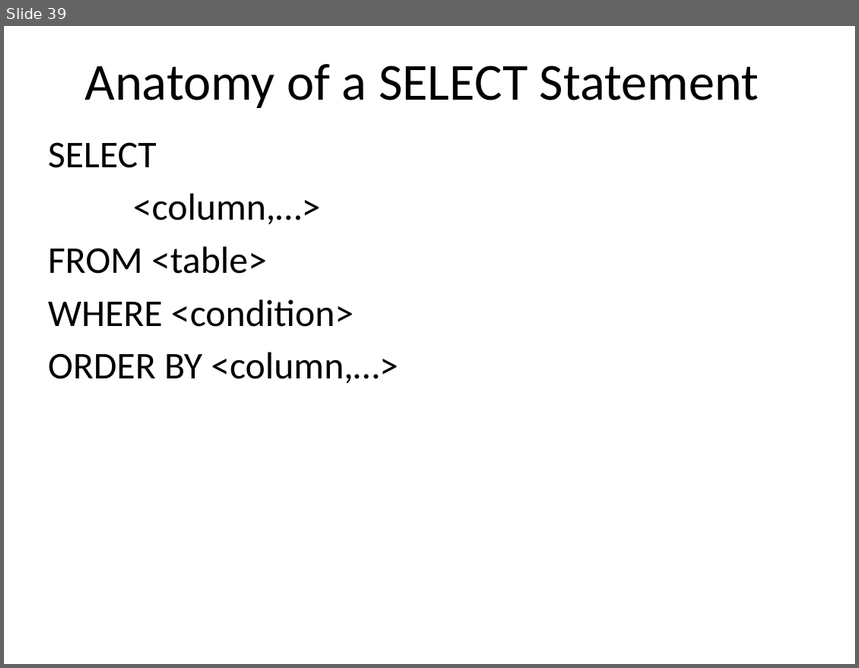
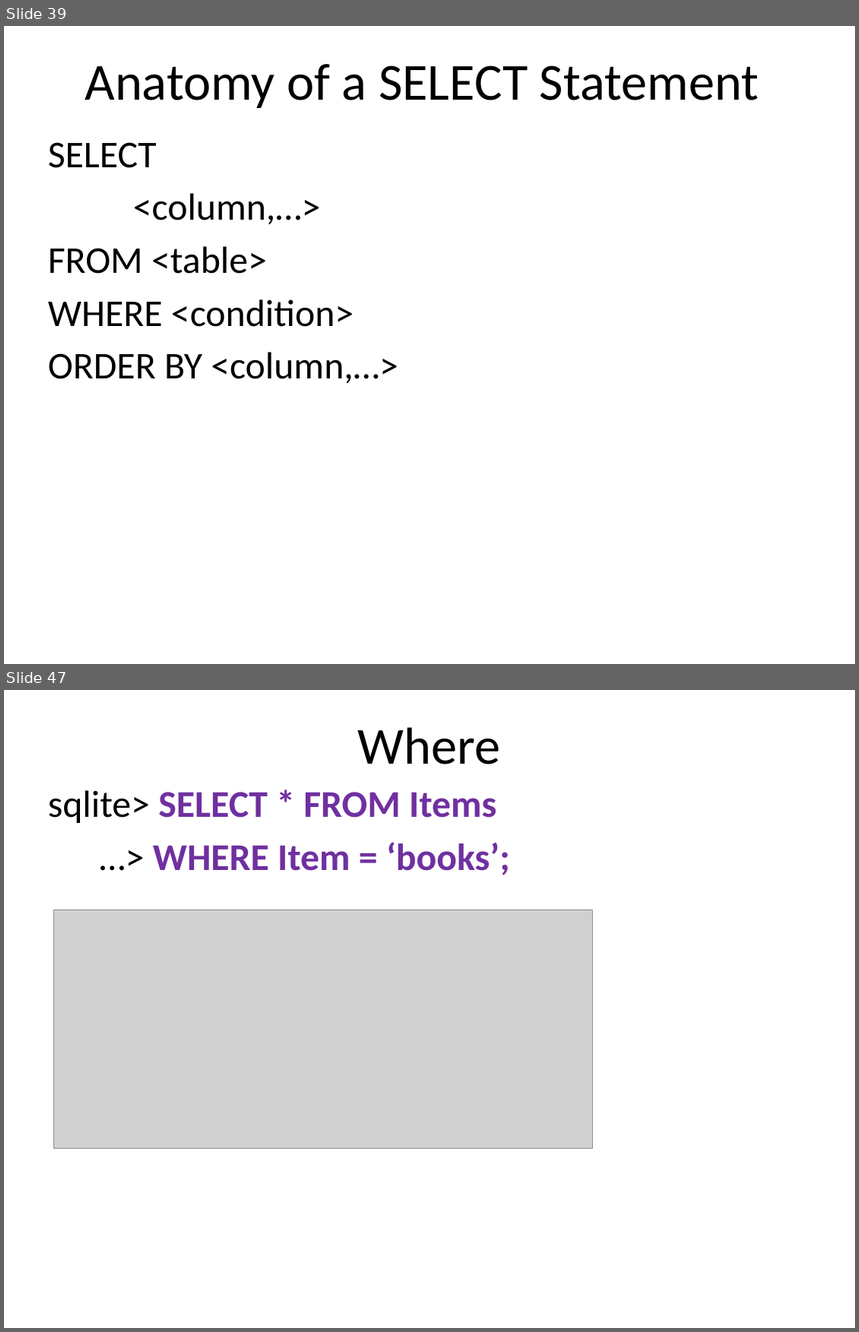
Before and after one commit to dykebert/GDI_Database_Training, a slide deck: Introduction to Databases and SQL.pptx. Shown one above the other, each under a label of ours: slide 39 before the commit, slides 39 and 47 after it; the slides between them are not shown. The pictures are 859x668 and 859x1332 pixels, drawn with LibreOffice and Linux fonts; fonts in the diff are those of the drawing; grey boxes stand for pictures. Boxes give left, top, right and bottom in pixels: in the first picture for what was removed or moved away, otherwise in the second. Text is boxed around its words. In the diff, an @@ line names an element or a change of style, - is before the commit and + after.

Commit message:
latest files with sqlite download

```diff
--- a/Introduction to Databases and SQL.pptx
+++ b/Introduction to Databases and SQL.pptx
@@ slide 47 added at (4,690,855,1328), background #FFFFFF @@
@@ title added at (358,727,501,764), 44 pt, text #000000 @@
+Where
@@ text added at (48,790,510,875), 32 pt, text #7030A0, bold @@
+sqlite> SELECT * FROM Items
+…> WHERE Item = ‘books’;
@@ picture added at (53,910,592,1148) @@
```
Also in this commit, not shown: 4 slides changed, 5 other slides added, 2 other files.
